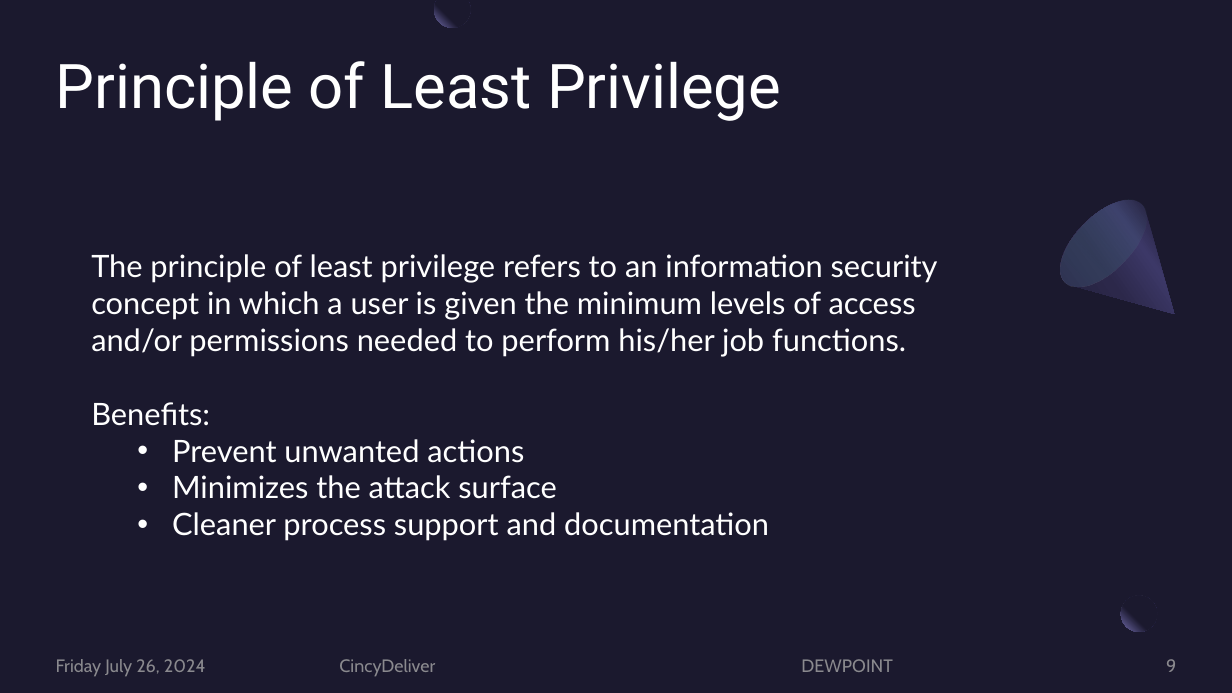
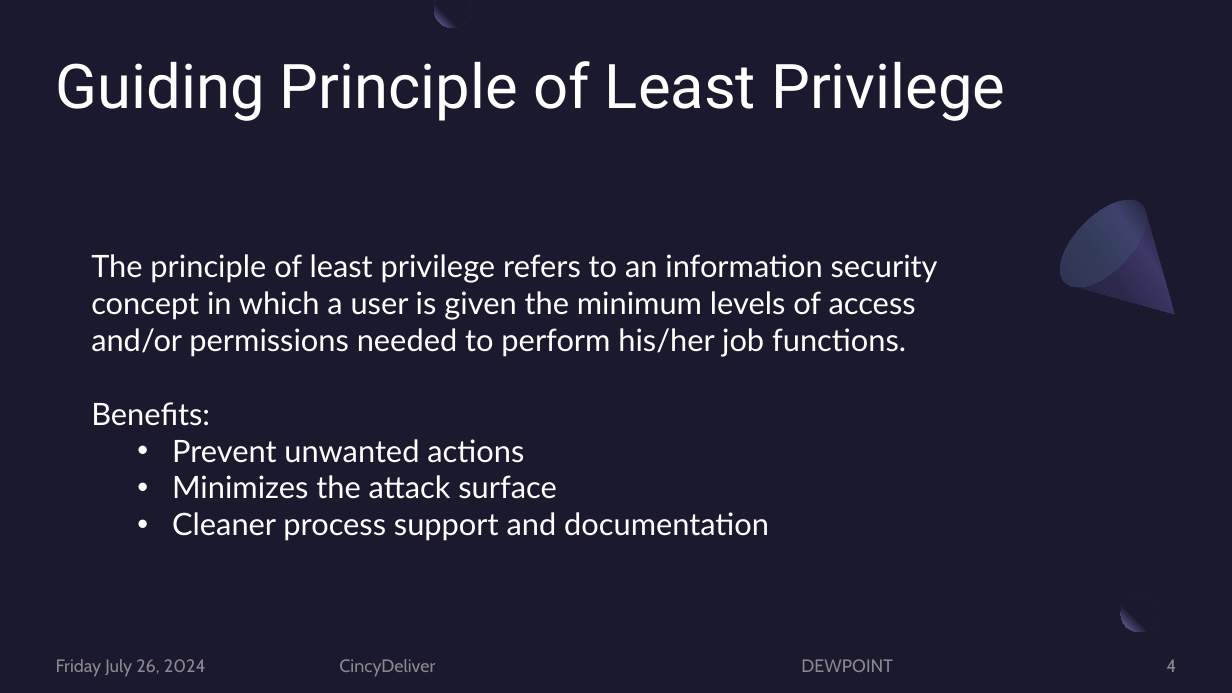
Before and after one commit to JoeKunk/SQL-Server-Security, a slide deck: slide 4 of 2024-07-26 CincyDeliver/2024-07 SQL Server SecurityTech CincyDeliver Version.pptx (slide 9 before the commit). Drawn at 1232x693 pixels with LibreOffice and Linux fonts; fonts in the diff are those of the drawing. Boxes give left, top, right and bottom in pixels: in the first picture for what was removed or moved away, otherwise in the second. Text is boxed around its words. In the diff, an @@ line names an element or a change of style, - is before the commit and + after.

```diff
--- a/2024-07-26 CincyDeliver/2024-07 SQL Server SecurityTech CincyDeliver Version.pptx
+++ b/2024-07-26 CincyDeliver/2024-07 SQL Server SecurityTech CincyDeliver Version.pptx
@@ title at [56,61,1005,121]: text changed @@
-Principle of Least Privilege
+Guiding Principle of Least Privilege
@@ page number at [1166,659,1176,672]: text changed @@
-9
+4
```
Also in this commit, not shown: 5 other slides changed, 2 slides removed, 5 other files.
